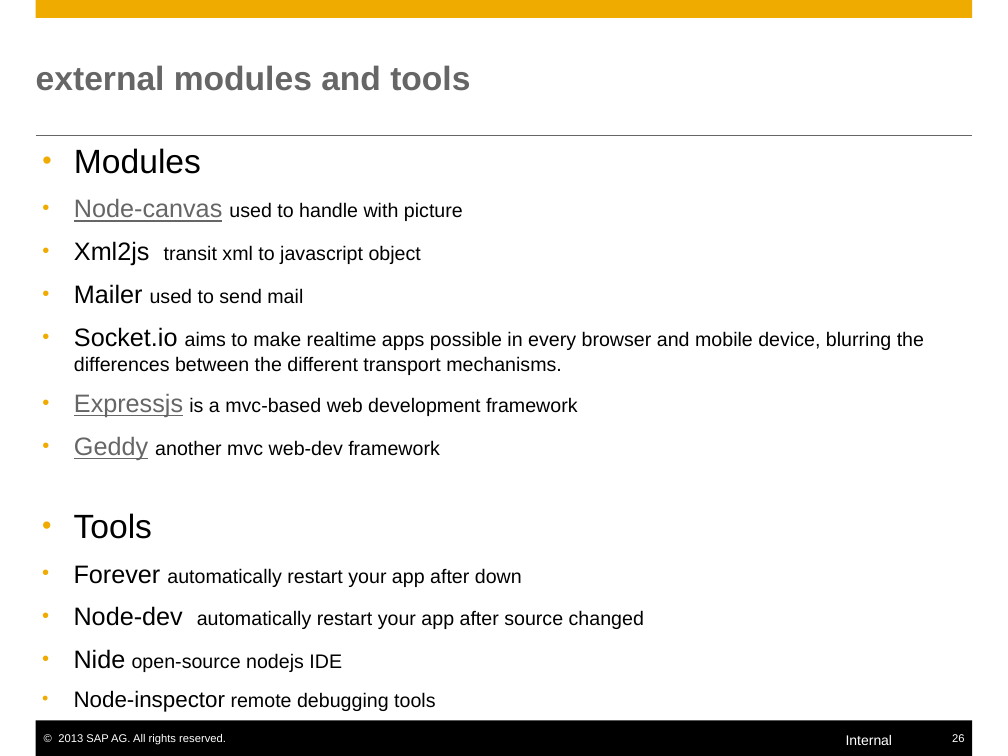
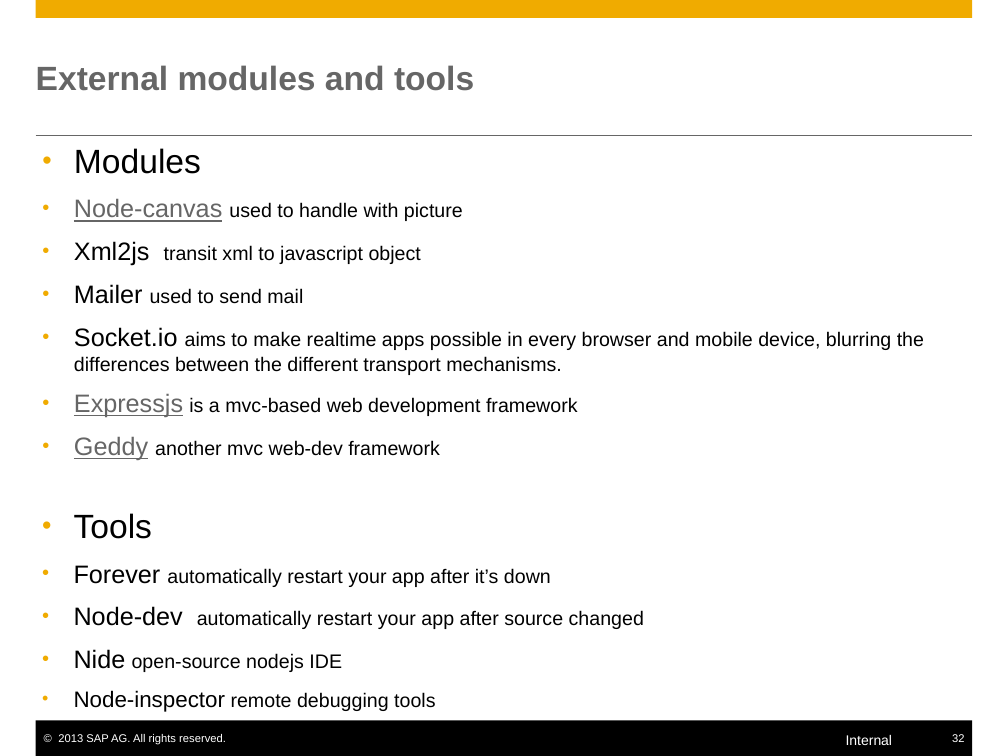
Before and after one commit to yjhcjykwbk-jlsec/mynodejs, a slide deck: slide 32 of nodejs.pptx (slide 26 before the commit). Drawn at 1008x756 pixels with LibreOffice and Linux fonts; fonts in the diff are those of the drawing. Boxes give left, top, right and bottom in pixels: in the first picture for what was removed or moved away, otherwise in the second. Text is boxed around its words. In the diff, an @@ line names an element or a change of style, - is before the commit and + after.

```diff
--- a/nodejs.pptx
+++ b/nodejs.pptx
@@ title at bbox=[36, 65, 474, 91]: text changed @@
-external modules and tools
+External modules and tools
@@ text at bbox=[74, 565, 551, 587]: text changed @@
-• Forever automatically restart your app after down
+• Forever automatically restart your app after it’s down
@@ page number at bbox=[952, 734, 964, 742]: text changed @@
-26
+32
```
Also in this commit, not shown: 19 other slides changed, 7 slides added.
